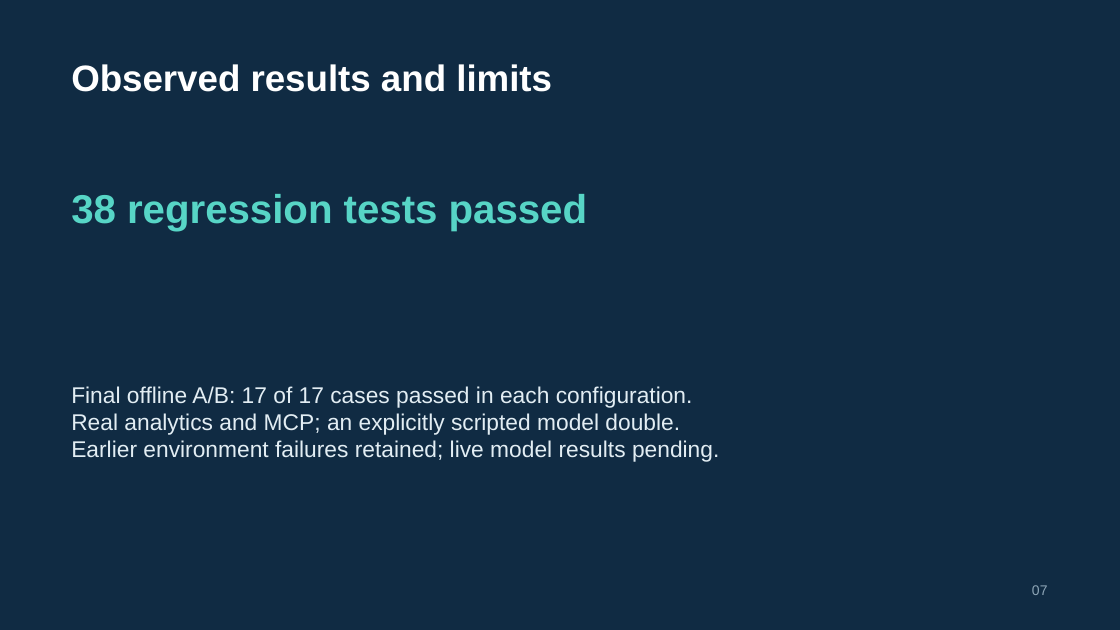
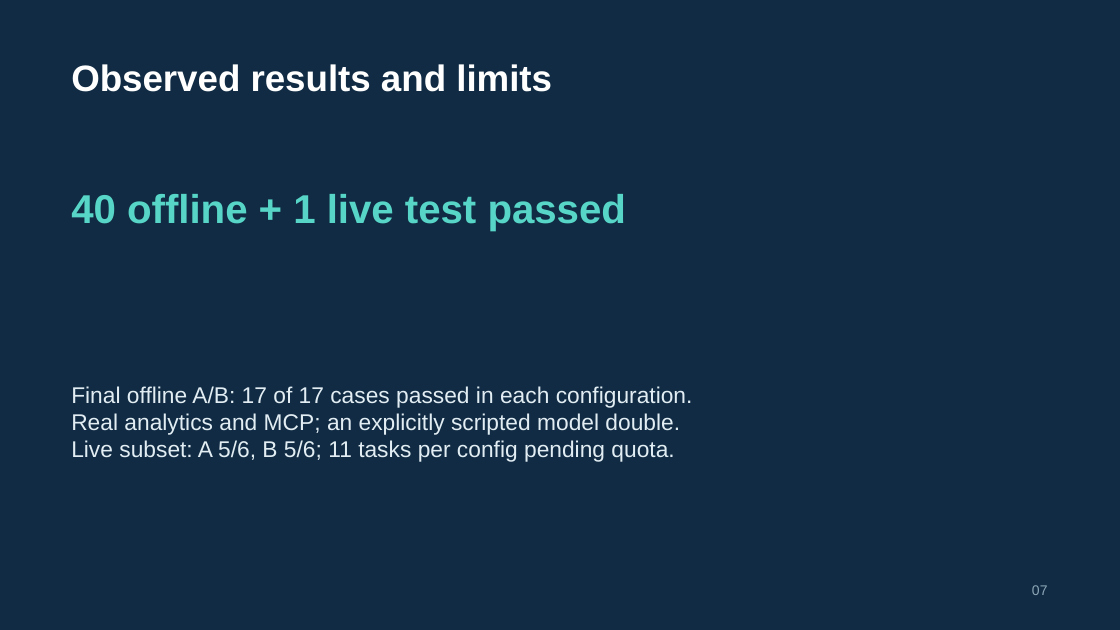
Before and after one commit to Ghada1425/releasepulse-ai-agent, a slide deck: slide 7 of slides/ReleasePulse-capstone.pptx. Drawn at 1120x630 pixels with LibreOffice and Linux fonts; fonts in the diff are those of the drawing. Boxes give left, top, right and bottom in pixels: in the first picture for what was removed or moved away, otherwise in the second. Text is boxed around its words. In the diff, an @@ line names an element or a change of style, - is before the commit and + after.

```diff
--- a/slides/ReleasePulse-capstone.pptx
+++ b/slides/ReleasePulse-capstone.pptx
@@ text at box(71, 194, 626, 231): text changed @@
-38 regression tests passed
+40 offline + 1 live test passed
@@ text at box(71, 440, 674, 462): text changed @@
-Earlier environment failures retained; live model results pending.
+Live subset: A 5/6, B 5/6; 11 tasks per config pending quota.
```
Also in this commit, not shown: 2 other slides changed, 15 other files.
